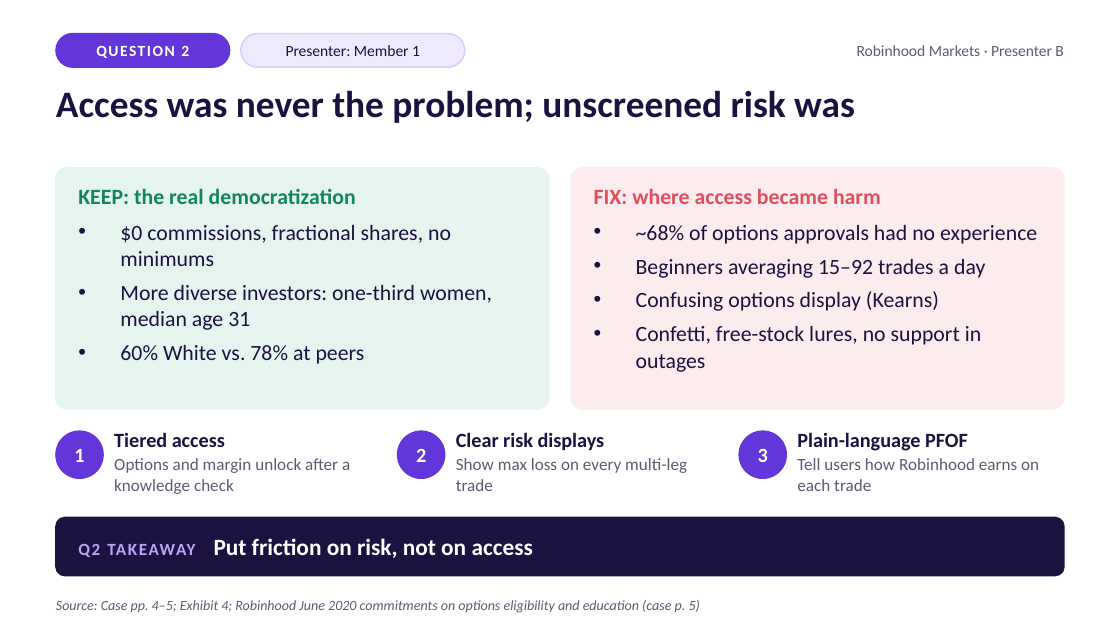
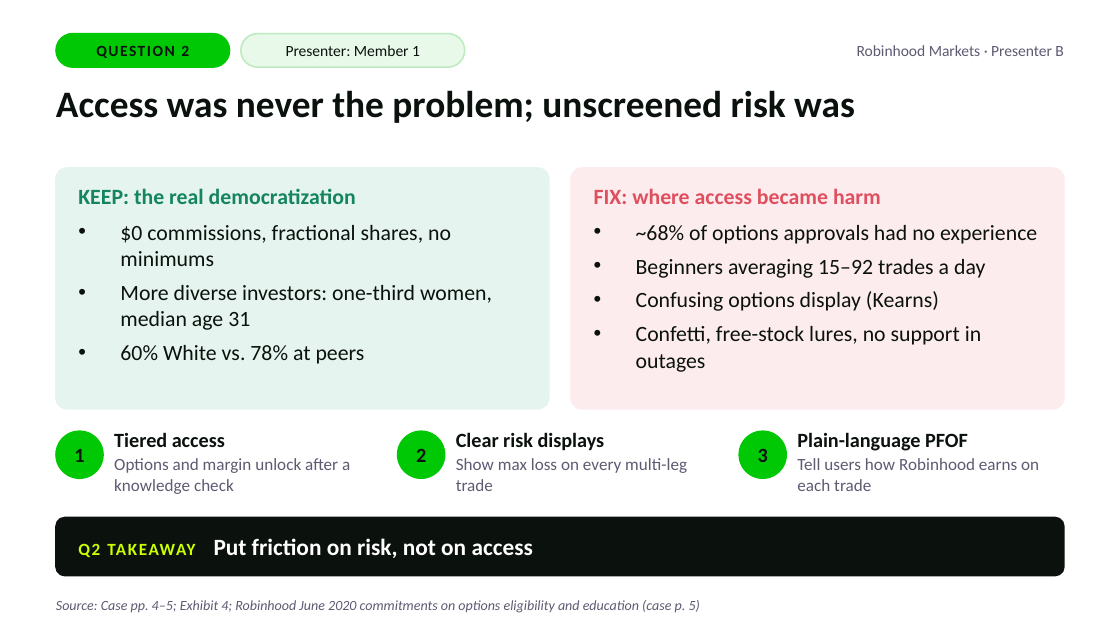
Before and after one commit to melissalcaraz1/DF, a slide deck: slide 5 of robinhood/Robinhood_Member1_Slides.pptx. Drawn at 1120x630 pixels with LibreOffice and Linux fonts; fonts in the diff are those of the drawing. Boxes give left, top, right and bottom in pixels: in the first picture for what was removed or moved away, otherwise in the second. Text is boxed around its words. In the diff, an @@ line names an element or a change of style, - is before the commit and + after.

```diff
--- a/robinhood/Robinhood_Member1_Slides.pptx
+++ b/robinhood/Robinhood_Member1_Slides.pptx
@@ rounded rectangle at <box>241,34,465,67</box>: fill #EEE9FC to #E8F8E9; outline #D9CEF7 1 pt to #BDEBC0 1 pt @@
@@ text colour #FFFFFF to #0B120D in 4 elements at <box>96,46,189,58</box>, <box>74,449,84,462</box>, <box>416,448,426,462</box>, <box>758,448,768,462</box> @@
@@ fill #6236D9 to #00C805; outline #6236D9 1 pt to #00C805 1 pt in 4 elements at <box>56,34,230,67</box>, <box>56,431,103,478</box>, <box>398,431,445,478</box>, <box>739,431,786,478</box> @@
@@ text colour #1B1240 to #0B120D in 7 elements at <box>286,45,420,56</box>, <box>56,90,855,123</box>, <box>120,225,492,364</box>, <box>636,225,1037,372</box>, <box>114,432,225,447</box>, <box>456,432,605,451</box>, <box>797,432,968,451</box> @@
@@ rounded rectangle at <box>56,517,1064,576</box>: fill #1B1240 to #0B120D; outline #1B1240 1 pt to #0B120D 1 pt @@
@@ text "Q2 TAKEAWAY Put friction on ..." at <box>78,538,533,558</box>: text colour #B9A5F5 to #CCFF00 in "Q2 TAKEAWAY" @@
```
Also in this commit, not shown: 4 other slides changed, 1 other file.
